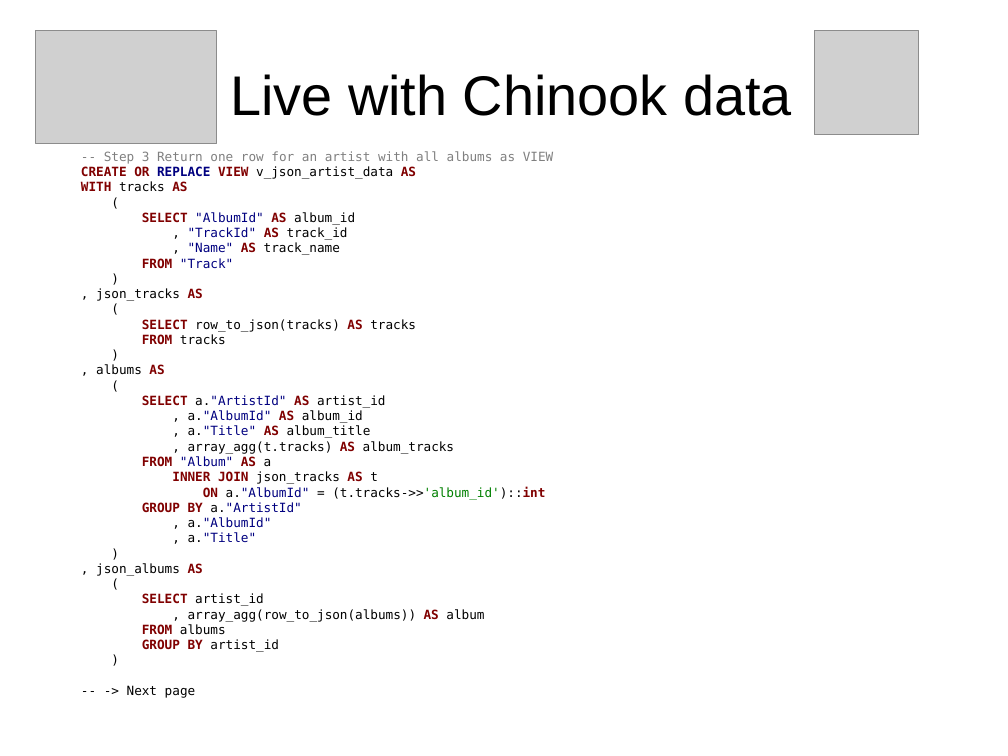
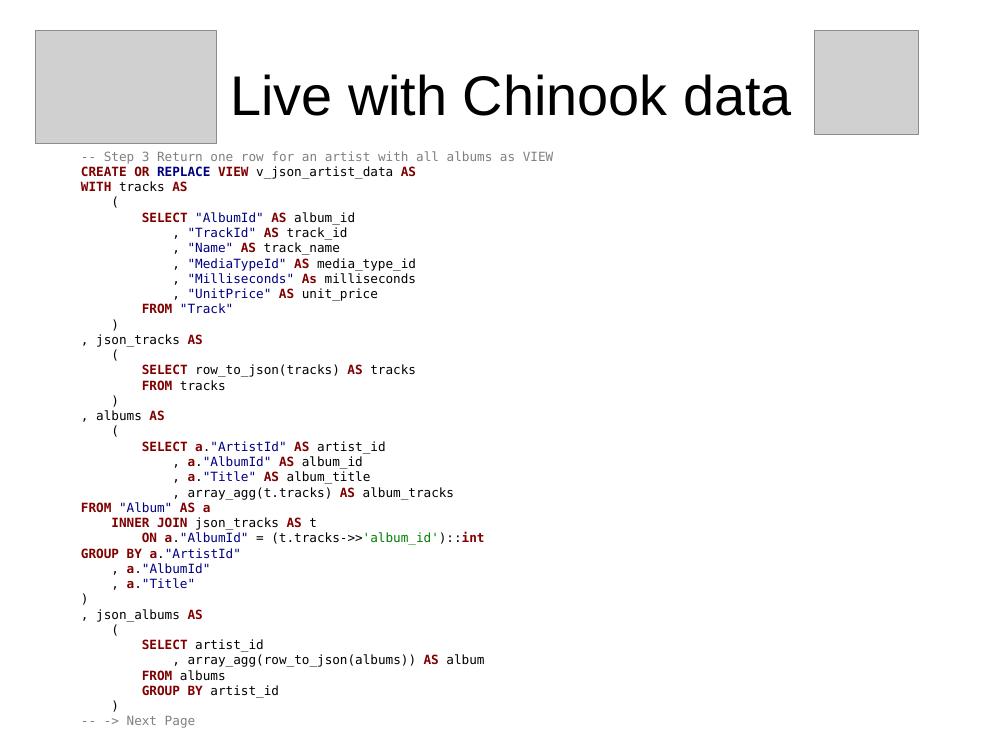
Before and after one commit to sjstoelting/talks, a slide deck: slide 16 of json-by-example/JSON-by-example.odp (slide 17 before the commit). Drawn at 1008x756 pixels with LibreOffice and Linux fonts; fonts in the diff are those of the drawing; grey boxes stand for pictures. Boxes give left, top, right and bottom in pixels: in the first picture for what was removed or moved away, otherwise in the second. Text is boxed around its words. In the diff, an @@ line names an element or a change of style, - is before the commit and + after.

```diff
--- a/json-by-example/JSON-by-example.odp
+++ b/json-by-example/JSON-by-example.odp
@@ text at (188,258,416,301): paragraphs added @@
+, "MediaTypeId" AS media_type_id
+, "Milliseconds" As milliseconds
+, "UnitPrice" AS unit_price
@@ text at (81,441,484,588): text colour #000000 to #800000, bold on in "a."ArtistId"", "a."AlbumId"", "a."Title"", "a" and 4 more places @@
@@ text at (127,716,196,728): text changed; text colour #000000 to #808080 @@
--- -> Next page
+-- -> Next Page
```
Also in this commit, not shown: 3 other slides changed, 1 slide removed, 2 other files.
